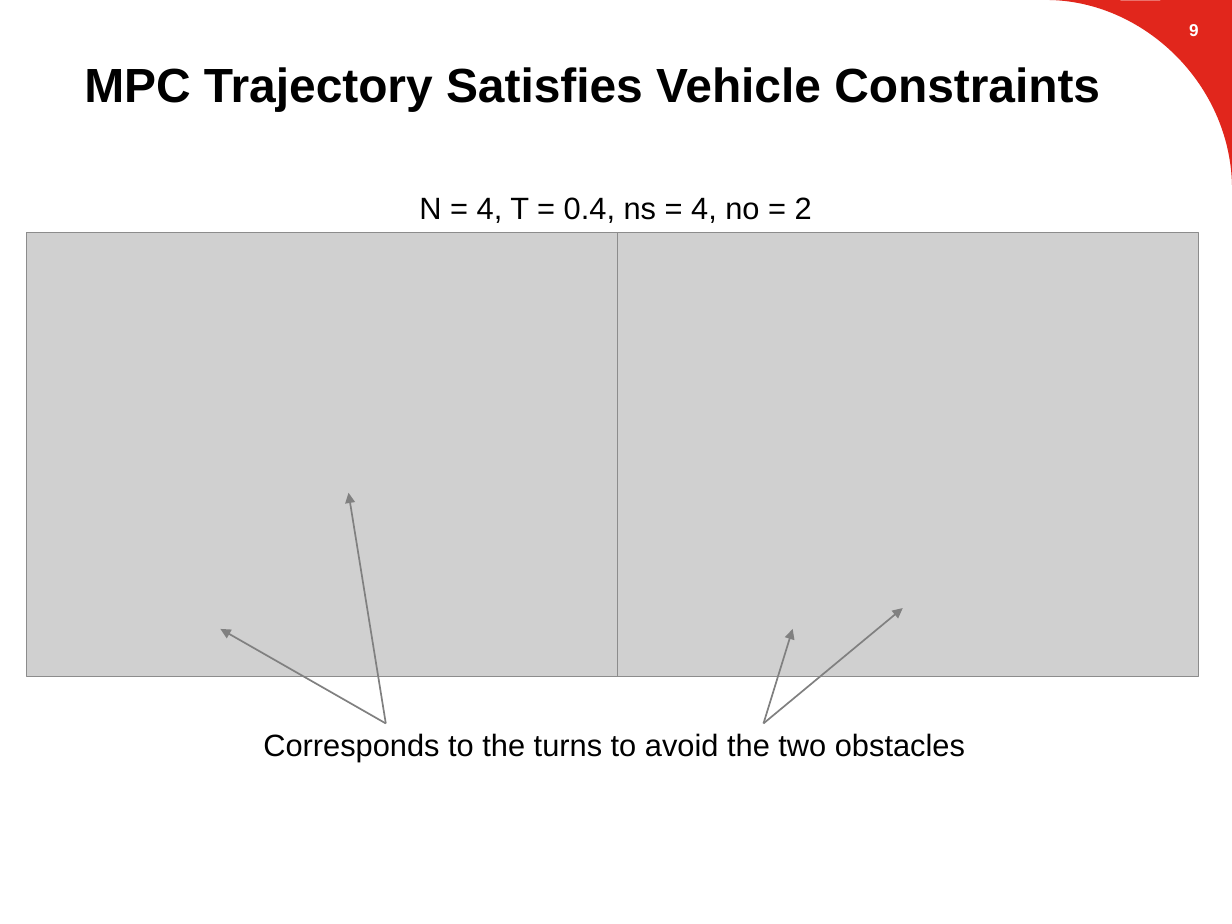
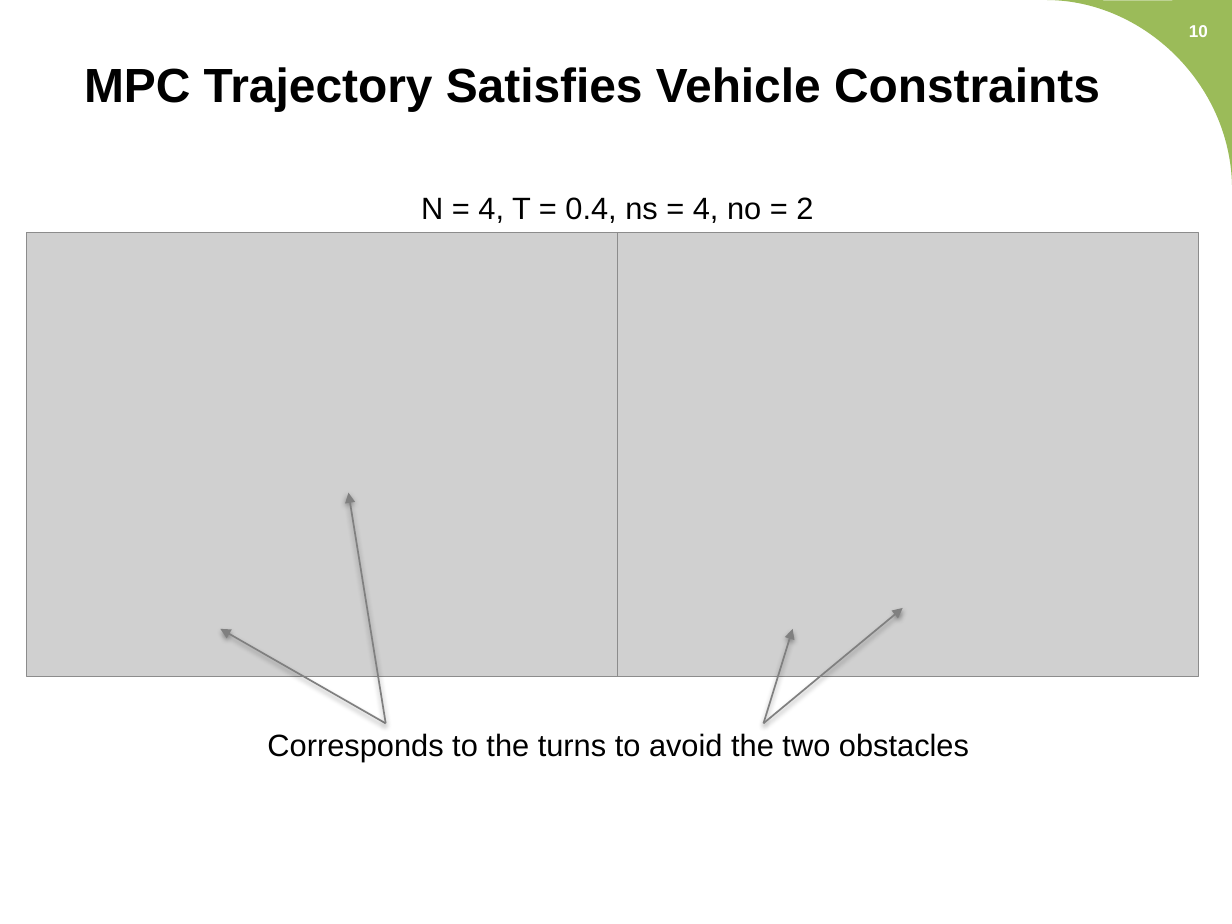
Before and after one commit to suvoganguli/GIG-MPC-Laplacian, a slide deck: slide 10 of 2D Results.pptx. Drawn at 1232x924 pixels with LibreOffice and Linux fonts; fonts in the diff are those of the drawing; grey boxes stand for pictures; background and template pictures are left out. Boxes give left, top, right and bottom in pixels: in the first picture for what was removed or moved away, otherwise in the second. Text is boxed around its words. In the diff, an @@ line names an element or a change of style, - is before the commit and + after.

```diff
--- a/2D Results.pptx
+++ b/2D Results.pptx
@@ freeform shape at <box>1047,0,1232,185</box>: fill #E1261C to #9BBB59 @@
@@ page number at <box>1189,25,1208,37</box>: text changed @@
-9
+10
@@ arrow removed from (386, 723) to (349, 493) @@
@@ freeform shape added at <box>349,493,386,723</box>, outline #808080 0.99 pt @@
@@ arrow removed from (764, 723) to (903, 609) @@
@@ freeform shape added at <box>764,609,903,724</box>, outline #808080 0.99 pt @@
@@ arrow removed from (386, 723) to (221, 630) @@
@@ freeform shape added at <box>221,630,386,724</box>, outline #808080 0.99 pt @@
@@ arrow removed from (764, 723) to (792, 630) @@
@@ freeform shape added at <box>764,630,793,724</box>, outline #808080 0.99 pt @@
@@ text "Corresponds to the turns to ...": place and size @@
-text "Corresponds to the turns to ..." at <box>263,733,965,761</box>
+text "Corresponds to the turns to ..." at <box>267,733,969,761</box>
```
Also in this commit, not shown: 20 other slides changed, 25 other files.
